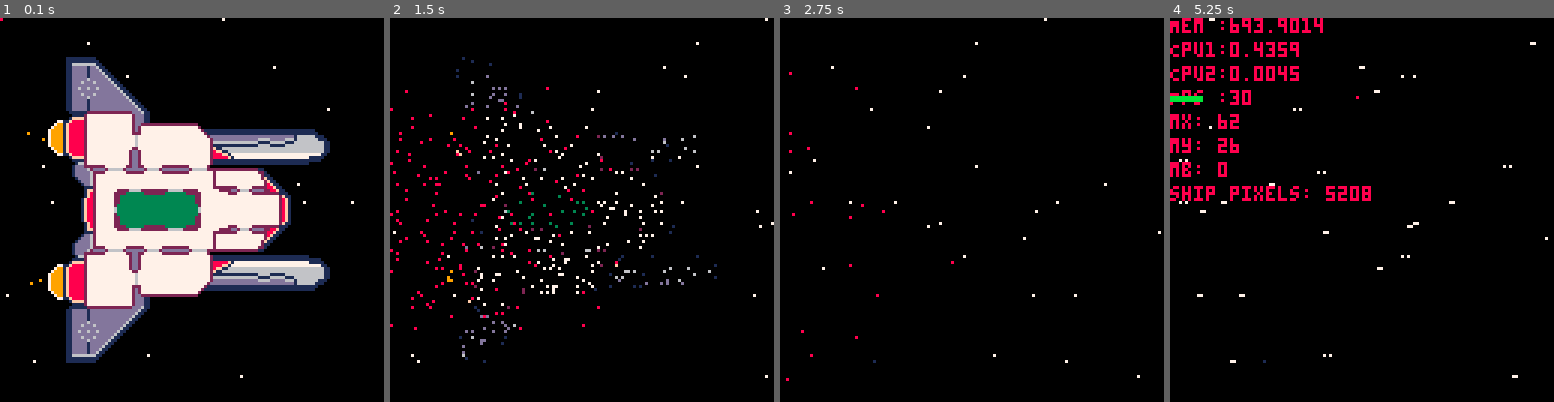
Above: before the commit, frames 1-4 (left to right).
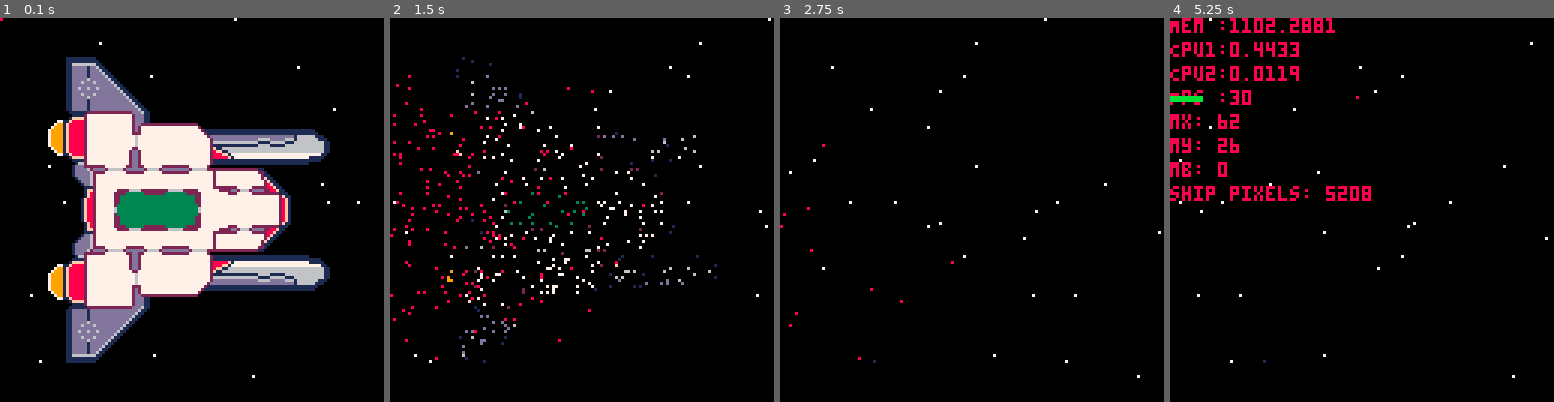
Above: after the commit, the same moments.

Repository: kiiro94/GGJ2020
Game: PICO-8 cartridge ggj2020.p8
Same seed, same stepped clock (60 frames per second), same inputs: the game is played once before the commit and once after it.
Inputs (mouse positions are in pixels of both pictures, inside the frame that each line leads up to):
- Up to frame 1 (0.1 s): no input
- Up to frame 2 (1.5 s): tap X (X key) at 0.33, 1.07 s; click (670, 121) at 0.67 s; tap O (Z key) at 0.7 s; click (436, 267) at 1.22 s
- Up to frame 3 (2.75 s): tap O (Z key) at 1.7, 2.1, 2.5 s; click (887, 114) at 1.77 s; tap X (X key) at 1.85 s; click (952, 259) at 2.32 s
- Up to frame 4 (5.25 s): click (1404, 106) at 2.87 s; tap O (Z key) every 0.4 s from 2.9 to 4.9 s; tap X (X key) at 2.97, 4.08, 5.2 s; hold Left 3.08-3.58 s; click (1465, 256) at 3.42 s; click (1231, 102) at 3.97 s; click (1292, 248) at 4.52 s; click (1354, 94) at 5.07 s; hold Left from 5.08 s (still down)

The runs differ from the first frame. In frame 1, 0.2% of the frame differs, in the area x 1-94%, y 0-94%; in frame 2, 2.0%, in the area x 0-100%, y 0-94%; in frame 3, 0.2%; in frame 4, 0.8%.

Commit message:
cycle bot colors

Diff:
--- a/ggj2020.p8
+++ b/ggj2020.p8
@@ -11,11 +11,14 @@
 --Data   from 1 to 128
 
 function makePoint(x, y, col)
+   b = 0
+   if col == 3 then b = 1 end
    return {
 	  x = x,
 	  y = y,
 	  s = 1,
-	  c = col
+	  c = col,
+     b = b
    }
 end
 
@@ -169,19 +172,20 @@
 function searchTarget(b)
    pivot = flr(rnd(5206))
    for i=pivot,5207 do
-      if data[i].s == 0 then
+      if data[i].s == 0 and data[i].c == botCol then
          data[i].s = 2
          return { x = data[i].x, y = data[i].y }
       end
    end
    for i=1,pivot do
-      if data[i].s == 0 then
+      if data[i].s == 0 and data[i].c == botCol then
          data[i].s = 2
          return { x = data[i].x, y = data[i].y }
       end
    end
 
    b.wait = true
+   del(bots, b)
    return nil
 end
 
@@ -285,6 +289,23 @@
    end
 end
 
+
+function cycleBots()
+   if botCol != 15 then
+      botCol += 1
+   else
+      botCol = 0
+   end
+   for p in all(data) do
+      if p.b == 1 then
+         p.c = botCol
+      end
+   end
+   for b in all(bots) do
+      b.wait = false
+   end
+end
+
 --------------------------------
 
 
@@ -312,17 +333,23 @@
    selfdestruct = false
 
    laserone = nil
+
+   botCol = 3
 end
 
 
 function mouseLeft()
-   if pget(mx-1, my) == 3 then
+   if pget(mx-1, my) == botCol then
       createBots()
    end
 end
 
 function mouseRight()
-   destroyPoint(mx, my)
+   if pget(mx-1, my) == botCol then
+      cycleBots()
+   else
+      destroyPoint(mx, my)
+   end
 end
 
 function mouseMiddle()
@@ -383,9 +410,9 @@
 
 
 function _draw()
-   if (not btn(5)) then
+   --if (not btn(5)) then
       cls()
-   end
+   --end
    drawStars()
    drawParticles()
    drawStruct()
